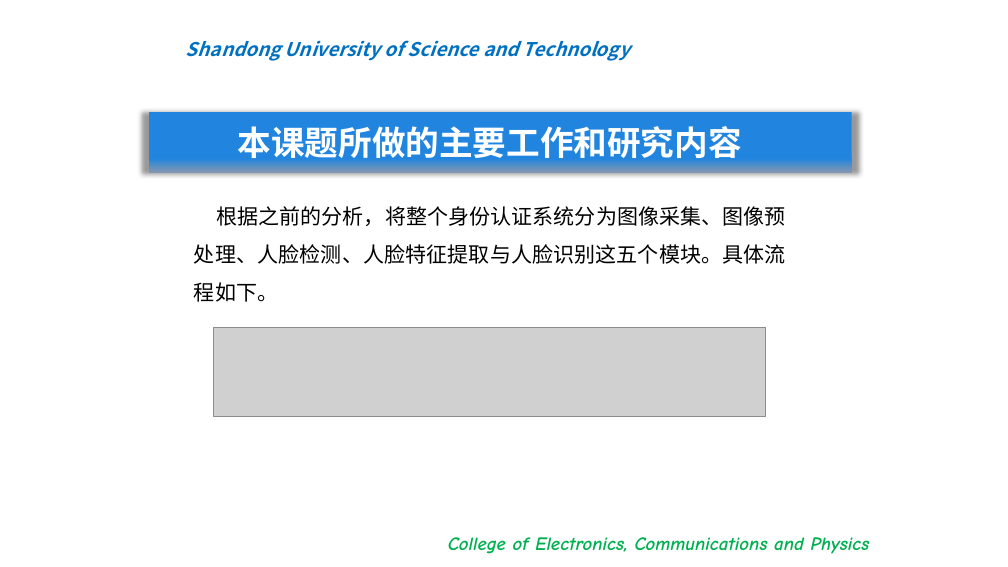
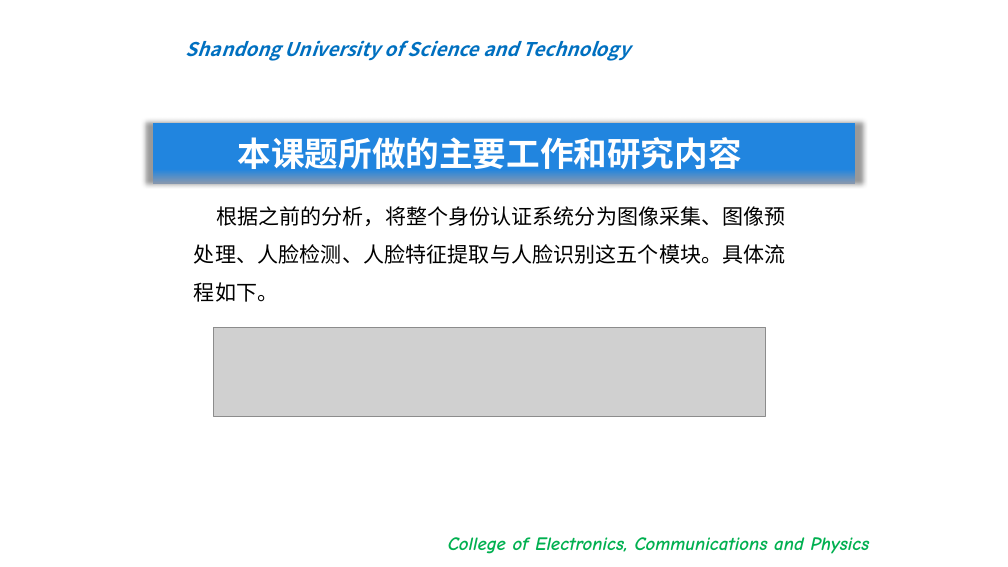
Before and after one commit to bigflyboy/biyelunwen, a slide deck: slide 13 of 王志远毕业答辩.pptx. Drawn at 1008x567 pixels with LibreOffice and Linux fonts; fonts in the diff are those of the drawing; grey boxes stand for pictures; background and template pictures are left out. Boxes give left, top, right and bottom in pixels: in the first picture for what was removed or moved away, otherwise in the second. Text is boxed around its words. In the diff, an @@ line names an element or a change of style, - is before the commit and + after.

```diff
--- a/王志远毕业答辩.pptx
+++ b/王志远毕业答辩.pptx
@@ text "本课题所做的主要工作和研究内容": place and size @@
-text "本课题所做的主要工作和研究内容" at [238, 126, 742, 158]
+text "本课题所做的主要工作和研究内容" at [238, 137, 742, 169]
@@ rectangle: place and size @@
-rectangle at [149, 112, 851, 172]
+rectangle at [153, 123, 855, 183]
```
Also in this commit, not shown: 4 other slides changed, 1 slide added, 1 slide removed, 4 other files.
